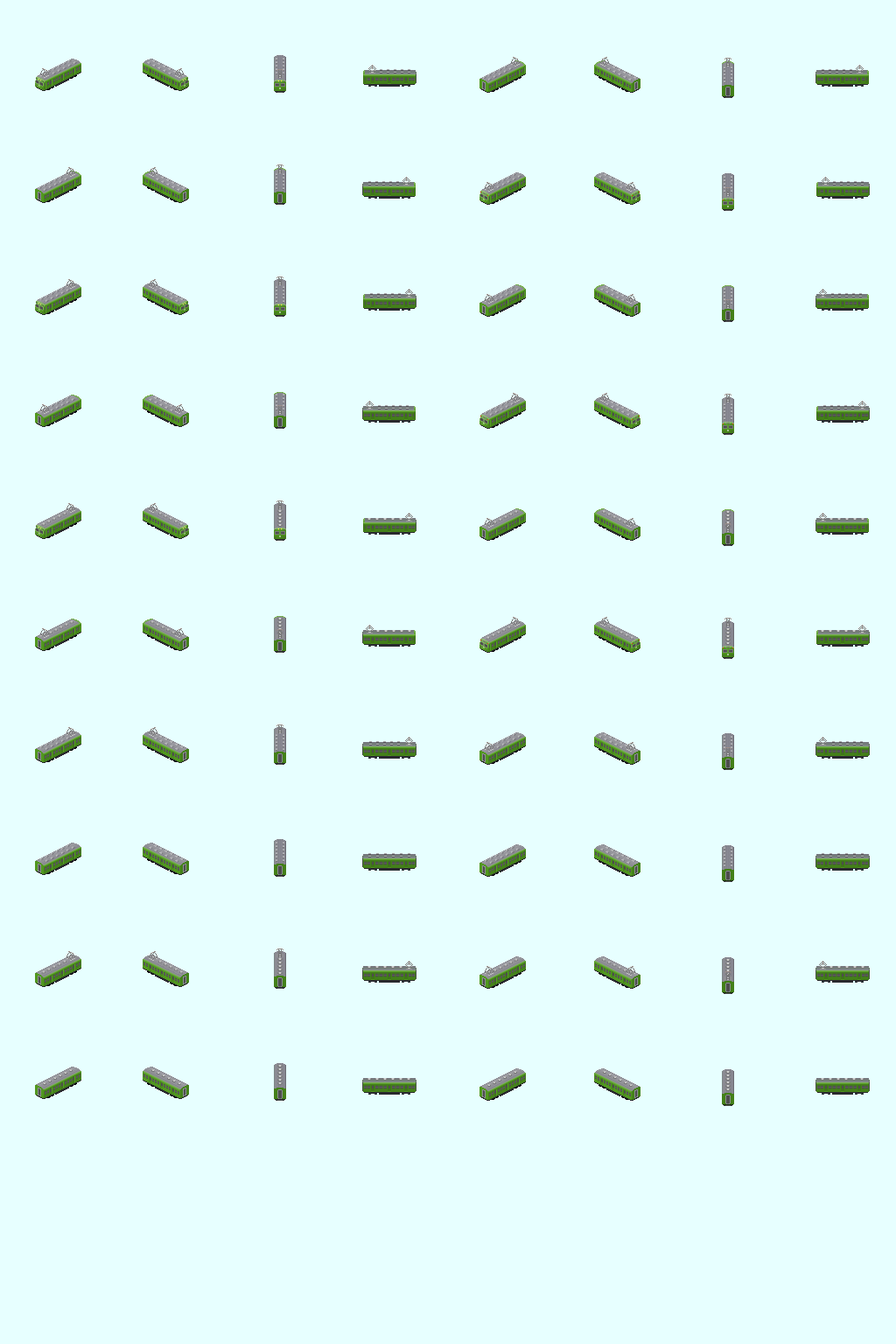
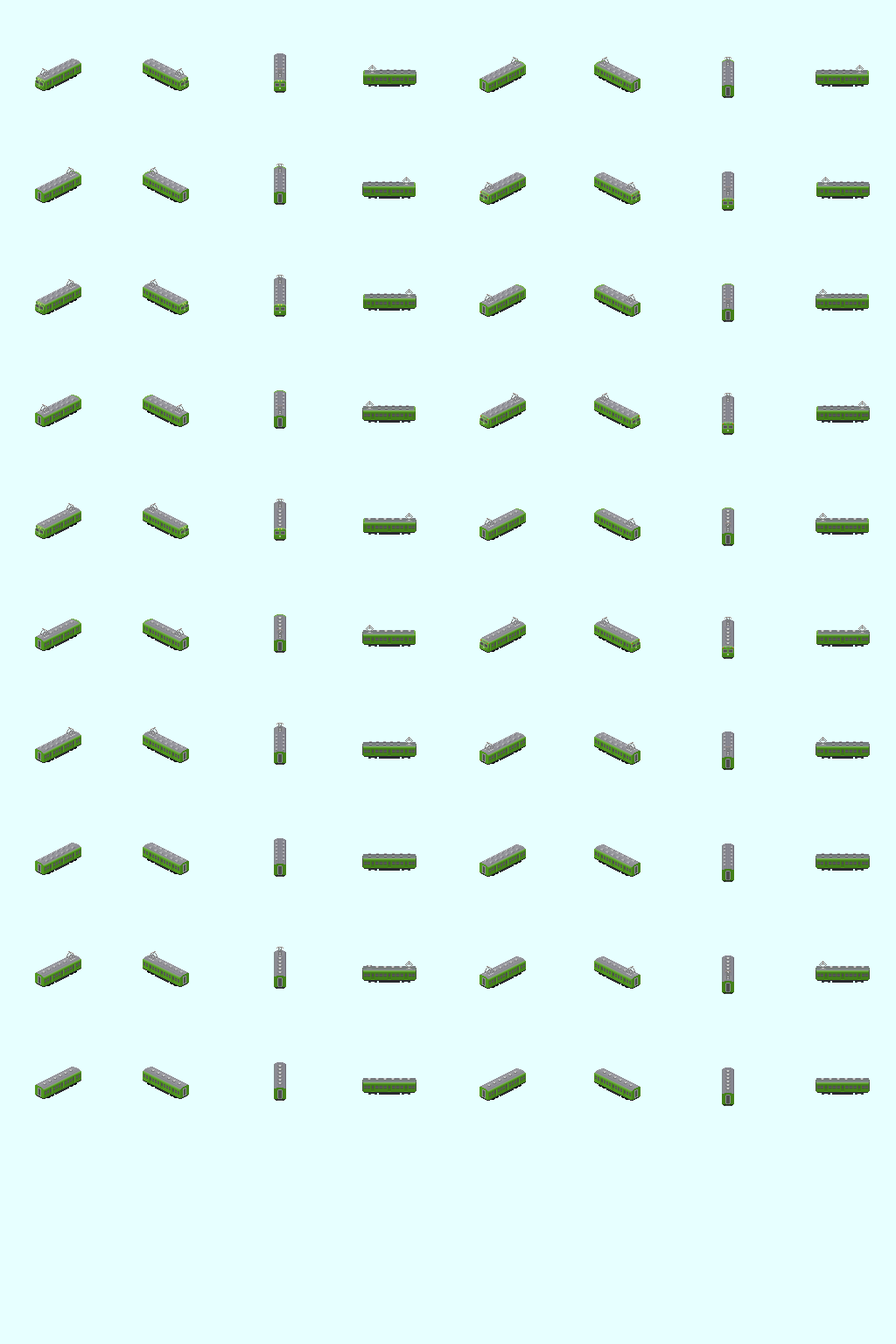
Two versions of the same layered image (896x1344). Layer-by-layer changes:
painted on "パンタ" over <box>276,56,732,981</box>
painted on "レイヤー 17" over <box>274,509,734,1091</box>
painted on "レイヤー 10" over <box>275,56,733,867</box>
painted on "レイヤー 13" over <box>273,53,734,1071</box>
